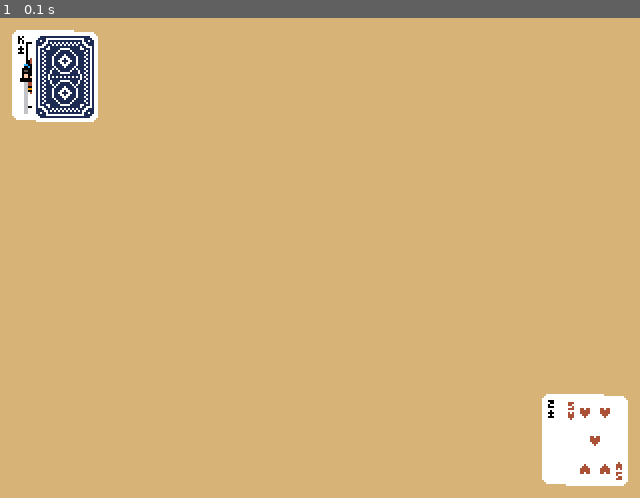
Above: before the commit, frame 1.
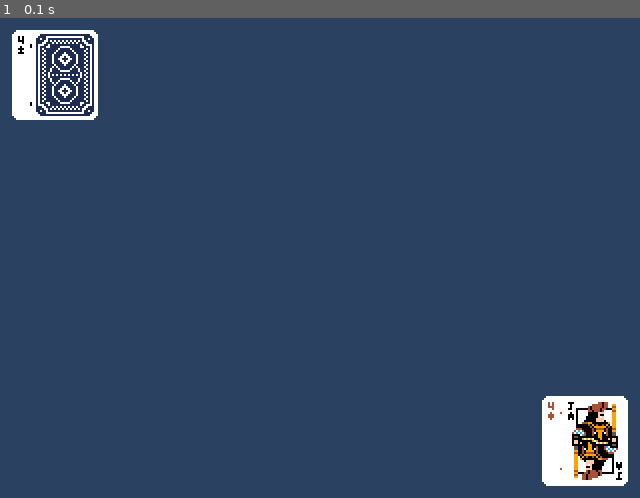
Above: after the commit, the same moment.

Repository: aidantjiang/blackjack
Game: pygame game, started from main.py
Same seed, same stepped clock (60 frames per second), same inputs: the game is played once before the commit and once after it.
Inputs:
- Up to frame 1 (0.1 s): no input

The runs differ from the first frame. In frame 1, 97% of the frame differs, in the area x 0-100%, y 0-100%.

Commit message:
deck from gym env fully migrated to deck class

Diff:
--- a/agents/rl_agent.py
+++ b/agents/rl_agent.py
@@ -7,7 +7,7 @@
 from gym_environments.blackjack_env import BlackjackEnv
 
 class QLearningAgent:
-    def __init__(self, env, learning_rate=0.1, discount_factor=0.9, epsilon=0.9, epsilon_decay=0.0002): # change epsilon back to ???;
+    def __init__(self, env, learning_rate=0.1, discount_factor=0.9, epsilon=0.9, epsilon_decay=0.000005): # change epsilon back to ???;
         self.env = env
         self.learning_rate = learning_rate
         self.discount_factor = discount_factor
@@ -47,14 +47,14 @@
                 self.update_q_table(observation, action, reward, next_observation)
                 observation = next_observation
                 total_reward += reward
-            if (episode + 1) % 10000 == 0:
+            if (episode + 1) % 50000 == 0:
                 episode_rewards.append(total_reward)
-                avg_reward = total_reward / 10000  # Calculate average reward
+                avg_reward = total_reward / 50000  # Calculate average reward
                 avg_rewards.append(avg_reward)
                 print('Episode', episode + 1, 'completed')
                 total_reward = 0
             self.epsilon -= self.epsilon_decay
-        x = range(10000, num_episodes + 1, 10000)
+        x = range(50000, num_episodes + 1, 50000)
         plt.plot(x, avg_rewards)
         plt.xlabel('Episodes')
         plt.ylabel('Average Reward')
@@ -71,7 +71,7 @@
 
 
 # train the agent
-agent.train(num_episodes=100000)
+agent.train(num_episodes=400000)
 
 # Test the agent
 num_episodes = 10
--- a/gym_environments/blackjack_env.py
+++ b/gym_environments/blackjack_env.py
@@ -1,6 +1,10 @@
 import gym
 from gym import spaces
 import numpy as np
+from main import deck
+# from visualization.deck import Deck
+
+# deck = Deck()
 
 class BlackjackEnv(gym.Env):
     def __init__(self):
@@ -15,7 +19,6 @@
             spaces.Discrete(2)    # ace y/n
         ))
 
-        self.deck = None
         self.player_sum = None
         self.dealer_sum = None
         self.usable_ace = None
@@ -24,16 +27,10 @@
         # initialize envrion
         self.reset()
     def reset(self):
-        # print('resetting')
-        self.deck = self._create_deck()
-        self.player_sum, self.dealer_sum, self.usable_ace = self._deal_initial_cards()
+        deck._create_deck()
+        _, self.player_sum, self.dealer_sum, self.usable_ace = deck._deal_initial_cards()
         self.round_done = False
 
-
-        # initial observation
-        # print('initial sums')
-        # print('player sum initial', self.player_sum)
-        # print('dealer sum initial', self.dealer_sum)
         return self._get_observation()
 
 
@@ -46,7 +43,7 @@
         # print('dealer sum before hit/stay', self.dealer_sum)
         if action == 1:  # "hit"
             # print('hit')
-            new_val = self._get_card()
+            new_val, _ = deck._get_card()
             # print('player dealt card', new_val)
             self.player_sum += new_val;
             if self.player_sum > 21 and self.usable_ace:
@@ -66,7 +63,7 @@
             # print ('round finished')
             # print('initial dealer sum', self.dealer_sum)
             while self.dealer_sum < 17:
-                new_val = self._get_card()
+                new_val, _ = deck._get_card()
                 # dealer's ace is always 11
                 # print('dealer dealt card', new_val)
                 self.dealer_sum += new_val
@@ -93,45 +90,6 @@
             print('win\n')
         else:
             print('lose/draw\n')
-
-
-    def _create_deck(self):
-
-        # print('generating new deck')
-        # Create a new deck of cards (in this case, a standard deck with 4 sets of cards)
-        deck = [2, 3, 4, 5, 6, 7, 8, 9, 10, 10, 10, 10, 11] * 4
-        np.random.shuffle(deck)
-        return deck
-
-
-    def _deal_initial_cards(self):
-        # initial cards -- one to dealer, two to player
-        # print("dealing initial cards")
-        player_sum = self._get_card() + self._get_card()
-        dealer_sum = self._get_card()
-        usable_ace = 1 if 11 in [player_sum, dealer_sum] else 0
-
-
-        return player_sum, dealer_sum, usable_ace
-
-    # THE ERROR IS HERE BUT NOT ANYMORE!
-    def _deal_card(self, sum_value, usable_ace):
-        # get new card
-        card = self._get_card()
-        # sum_value += card
-        return card, usable_ace
-
-
-
-    def _get_card(self):
-        # draw card
-        # import pdb; pdb.set_trace()
-        if len(self.deck) == 0:
-            # print('empty deck in _get_card()')
-            self.deck = self._create_deck()
-        card = self.deck.pop(0)
-        return card
-
 
     def _get_observation(self):
         # print('retuning oberservation')
--- a/main.py
+++ b/main.py
@@ -2,16 +2,17 @@
 
 from visualization.deck import Deck
 
+deck = Deck()
+
 def main():
-    deck = Deck()
-    print()
-
     pygame.init()
     screen = pygame.display.set_mode((640, 480), 0, 32)
     screen_width = screen.get_width()
     screen_height = screen.get_height()
     pygame.display.set_caption('blackjack')
     pygame.display.set_icon(deck.cardBacks[1])
+
+    cards, _, _, _ = deck._deal_initial_cards()
 
     #COLORS
     DARK_BLUE = (43, 65, 98)
@@ -23,14 +24,14 @@
     running = True
 
     while (running):
-        screen.fill(LIGHT_BROWN)
+        screen.fill(DARK_BLUE)
         for event in pygame.event.get():
             if event.type == pygame.QUIT:
                 running = False
-        screen.blit(deck.deck[0][1], (10, 10))
-        screen.blit(deck.cardBacks[0], (30, 12))
-        screen.blit(deck.deck[10][1], (screen_width - 30 - deck.deck[12][1].get_width(), screen_height - 12 - deck.deck[12][1].get_height()))
-        screen.blit(deck.deck[37][1], (screen_width - 10 - deck.deck[37][1].get_width(), screen_height - 10 - deck.deck[37][1].get_height()))
+        screen.blit(cards[1], (10, 10))
+        screen.blit(deck.cardBacks[0], (30, 10))
+        screen.blit(cards[2], (screen_width - 30 - cards[2].get_width(), screen_height - 10 - cards[2].get_height()))
+        screen.blit(cards[0], (screen_width - 10 - cards[0].get_width(), screen_height - 10 - cards[0].get_height()))
         pygame.display.flip()
 
 if __name__ == "__main__":
--- a/visualization/deck.py
+++ b/visualization/deck.py
@@ -2,41 +2,86 @@
 
 class Deck:
     def __init__(self):
+        self.first_creation = True
+
         self.deck = [] #deck of card images (data will look like this: [(value, Surface), ...])
+        self.drawnCards = []
         # example: [(3, Surface), (10, Surface)] # 3, King
         self.cardBacks = [] # red and blue card back images (data looks like this: [Surface, Surface])
-        self.setDeck()
-        self.scaleCardImages()
-        self.shuffle()
-    def setDeck(self):
-        path = './public/cards/'
-        suits = ['spade', 'club', 'diamond', 'heart']
-        card_nums = ['1', '2', '3', '4', '5', '6', '7', '8', '9', '10', '11', '12', '13']
-        card_values = [11, 2, 3, 4, 5, 6, 7, 8, 9, 10, 10, 10, 10]
-        for suit in suits:
-            for value in card_nums:
-                image_path = f'{path}{suit}{value}.png'
-                image = pygame.image.load(image_path)
-                self.deck.append((card_values[card_nums.index(value)], image))
-        self.cardBacks.append(pygame.image.load(f'{path}cardback_blue.png'))
-        self.cardBacks.append(pygame.image.load(f'{path}cardback_red.png'))
-    def scaleCardImages(self):
-        # deck
-        scaled_deck = []
-        for card in self.deck:
-            card_width = card[1].get_width()
-            card_height = card[1].get_height()
-            scaled_card = pygame.transform.scale(card[1], (card_width * 2, card_height * 2))
-            new_tuple = (self.deck[self.deck.index(card)][0], scaled_card)
-            scaled_deck.append(new_tuple)
-        self.deck = scaled_deck
-        #backs
-        scaled_cardBacks = []
-        for card in self.cardBacks:
-            card_width = card.get_width()
-            card_height = card.get_height()
-            scaled_card = pygame.transform.scale(card, (card_width * 2, card_height * 2))
-            scaled_cardBacks.append(scaled_card)
-        self.cardBacks = scaled_cardBacks
-    def shuffle(self):
-        random.shuffle(self.deck)
+        self._create_deck()
+    def _create_deck(self):
+        # vars and consts
+        if (self.first_creation):
+            path = './public/cards/'
+            suits = ['spade', 'club', 'diamond', 'heart']
+            card_nums = ['1', '2', '3', '4', '5', '6', '7', '8', '9', '10', '11', '12', '13']
+            card_values = [11, 2, 3, 4, 5, 6, 7, 8, 9, 10, 10, 10, 10]
+            final_deck = []
+            final_cardbacks = []
+
+            #set initial deck and cardback values
+            for suit in suits:
+                for value in card_nums:
+                    image_path = f'{path}{suit}{value}.png'
+                    image = pygame.image.load(image_path)
+                    final_deck.append((card_values[card_nums.index(value)], image))
+            final_cardbacks.append(pygame.image.load(f'{path}cardback_blue.png'))
+            final_cardbacks.append(pygame.image.load(f'{path}cardback_red.png'))
+
+            #scale image sizes
+            # deck
+            scaled_deck = []
+            for card in final_deck:
+                card_width = card[1].get_width()
+                card_height = card[1].get_height()
+                scaled_card = pygame.transform.scale(card[1], (card_width * 2, card_height * 2))
+                new_tuple = (final_deck[final_deck.index(card)][0], scaled_card)
+                scaled_deck.append(new_tuple)
+            final_deck = scaled_deck
+            #backs
+            scaled_cardBacks = []
+            for card in final_cardbacks:
+                card_width = card.get_width()
+                card_height = card.get_height()
+                scaled_card = pygame.transform.scale(card, (card_width * 2, card_height * 2))
+                scaled_cardBacks.append(scaled_card)
+            final_cardbacks = scaled_cardBacks
+
+            #shuffle
+            random.shuffle(final_deck)
+
+            #set class vars
+            self.deck = final_deck
+            self.cardBacks = final_cardbacks
+            self.first_creation = False
+        else:
+            self.deck.extend(self.drawnCards)
+            self.drawnCards =[]
+            # random.shuffle(self.deck) DO NOT USE, REALLY SLOW WITH TUPLES
+            shuffled_deck = random.sample(self.deck, len(self.deck))
+            self.deck = [card_tuple for card_tuple in shuffled_deck]
+
+    def _get_card(self):
+        if len(self.deck) == 0:
+            self._create_deck()
+        card = self.deck.pop(0)
+        self.drawnCards.append(card)
+        return card # type (num, surface)
+
+    def _deal_initial_cards(self):
+        # initial cards -- one to dealer, two to player
+        value1, surface1 = self._get_card()
+        value2, surface2 = self._get_card()
+        value3, surface3 = self._get_card()
+
+        #for gym env
+        player_sum = value1 + value2
+        dealer_sum = value3
+        usable_ace = 1 if 11 in [player_sum, dealer_sum] else 0
+
+        #for pygame env
+        surfaces = []
+        surfaces.extend([surface1, surface2, surface3])
+
+
+        return surfaces, player_sum, dealer_sum, usable_ace
